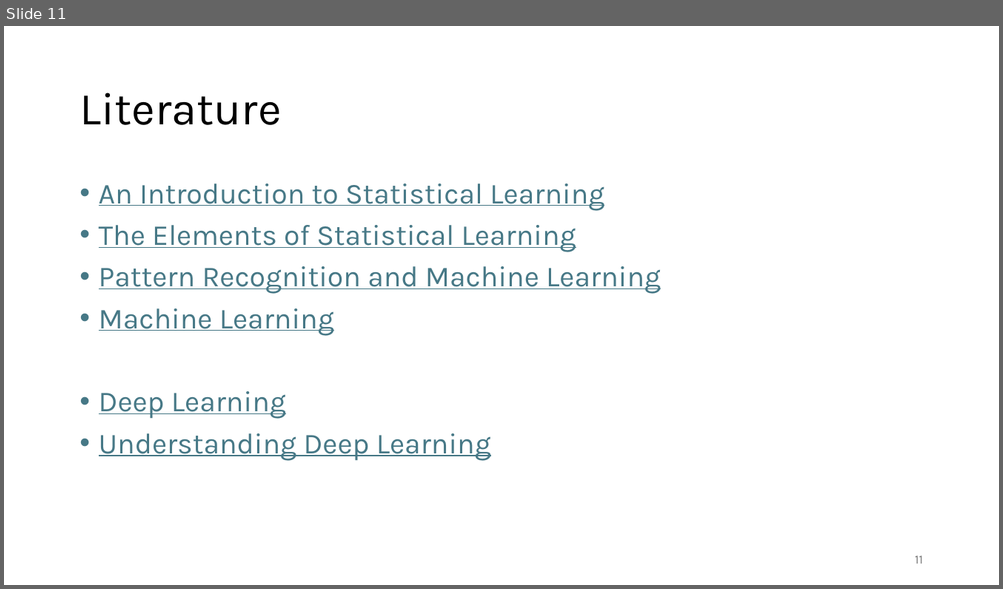
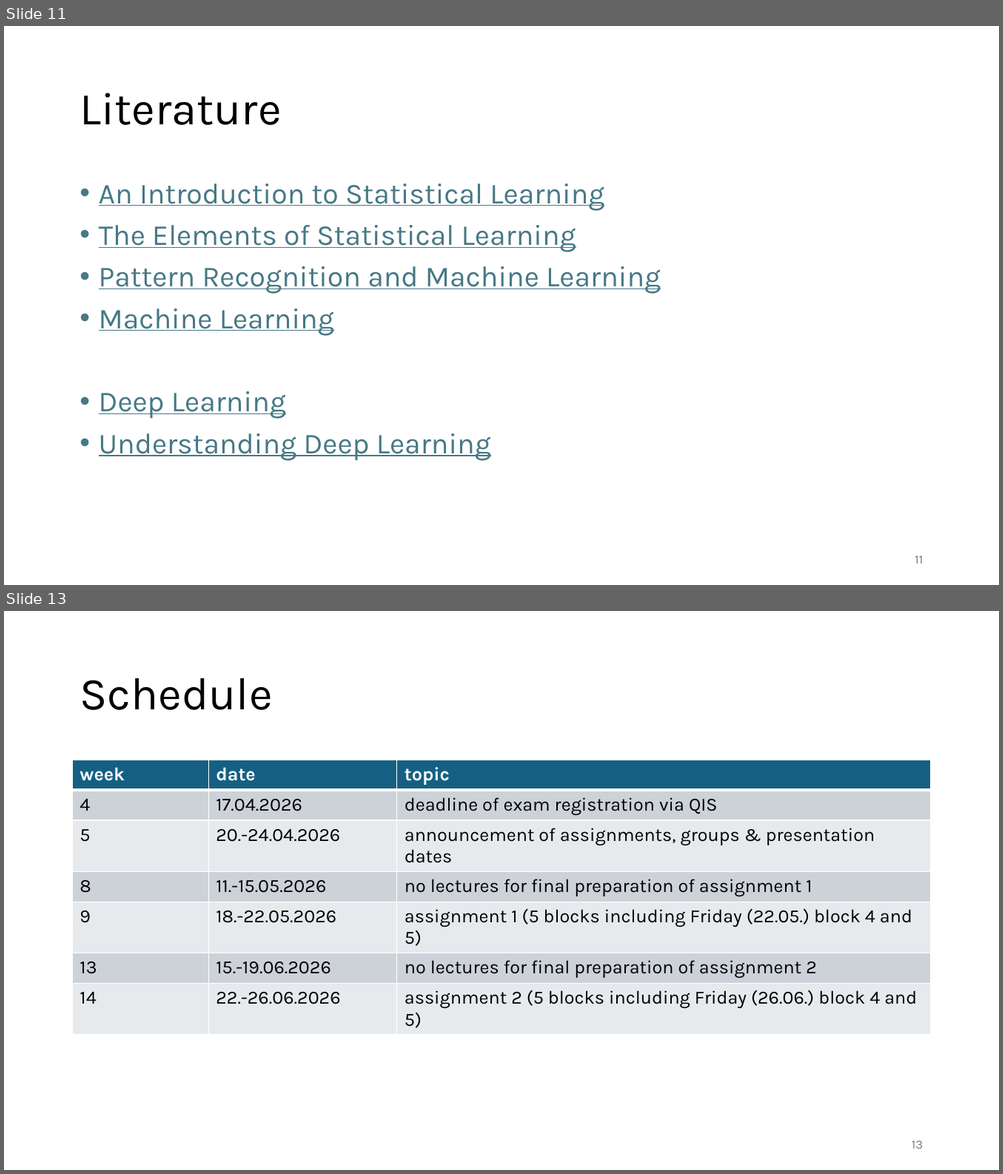
Before and after one commit to FelixWick/data_science, a slide deck: slides/0_intro.pptx. Shown one above the other, each under a label of ours: slide 11 before the commit, slides 11 and 13 after it; the slides between them are not shown. The pictures are 1003x589 and 1003x1174 pixels, drawn with LibreOffice and Linux fonts; fonts in the diff are those of the drawing. Boxes give left, top, right and bottom in pixels: in the first picture for what was removed or moved away, otherwise in the second. Text is boxed around its words. In the diff, an @@ line names an element or a change of style, - is before the commit and + after.

```diff
--- a/slides/0_intro.pptx
+++ b/slides/0_intro.pptx
@@ slide 13 added at (4,611,999,1170), background #FFFFFF @@
@@ title added at (79,678,272,710), 44 pt, text #000000 @@
+Schedule
@@ table added at (73,760,930,1031), 7 rows, 3 columns @@
+week | date | topic
+4 | 17.04.2026 | deadline of exam registration via QIS
+5 | 20.-24.04.2026 | announcement of assignments, groups & presentation dates
+8 | 11.-15.05.2026 | no lectures for final preparation of assignment 1
+9 | 18.-22.05.2026 | assignment 1 (5 blocks including Friday (22.05.) block 4 and 5)
+13 | 15.-19.06.2026 | no lectures for final preparation of assignment 2
+14 | 22.-26.06.2026 | assignment 2 (5 blocks including Friday (26.06.) block 4 and 5)
@@ page number added at (911,1141,922,1149), 12 pt, text #797979 @@
+13
```
Also in this commit, not shown: 1 other slide added, 7 other files.
